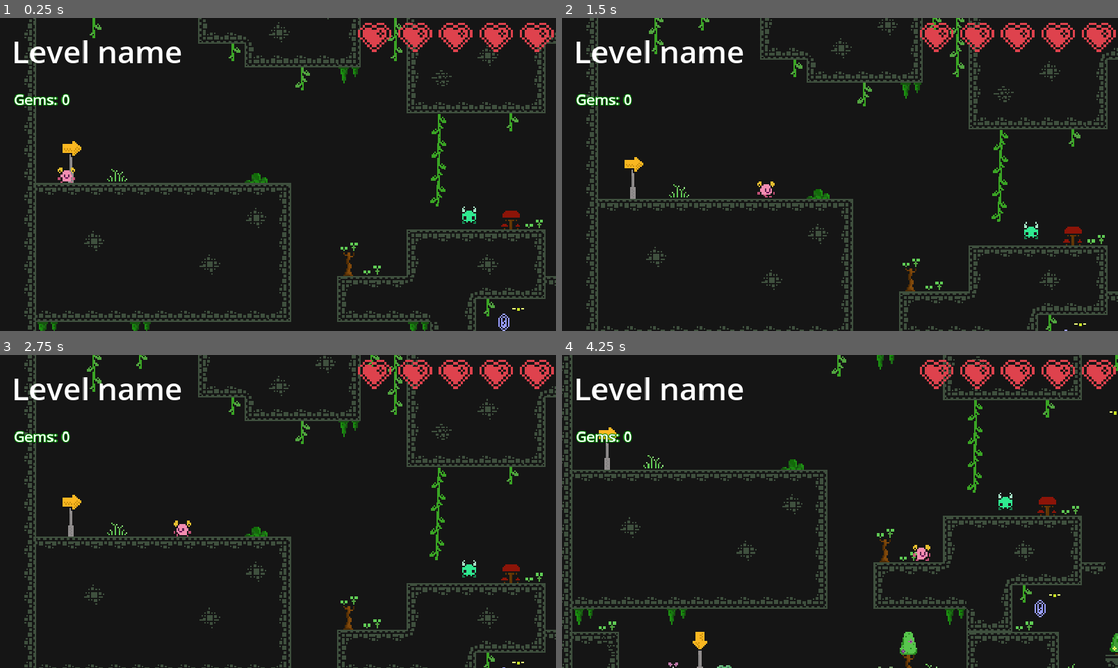
Above: before the commit, frames 1-4 (two rows, left to right).
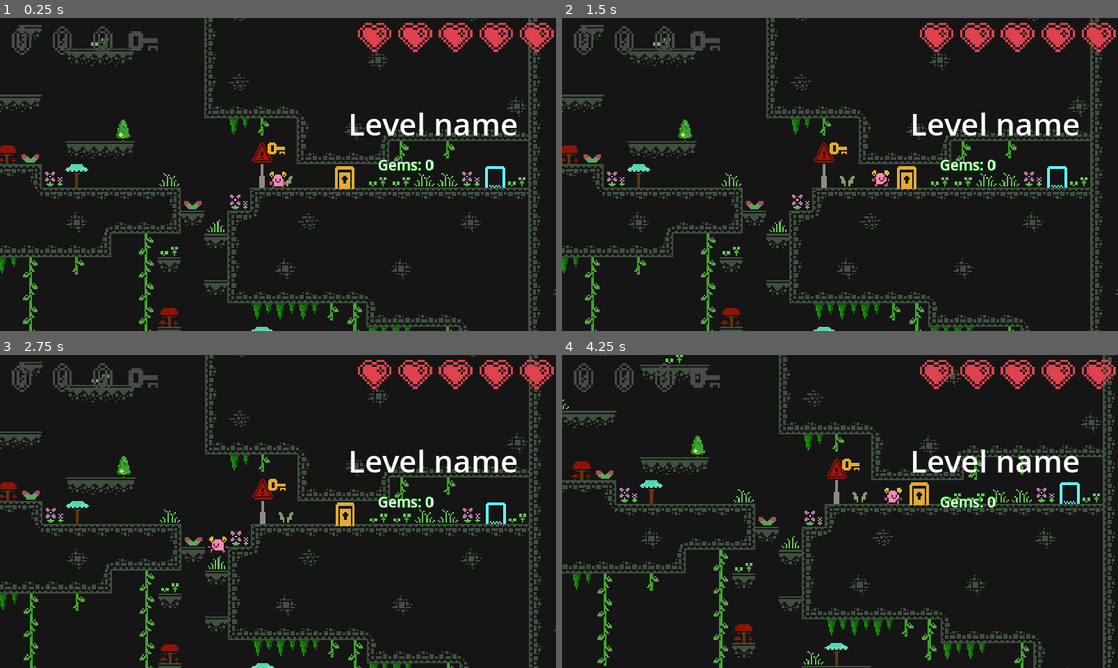
Above: after the commit, the same moments.

Repository: kuukitenshi/Slyvan-Echo
Game: Godot game, scene res://level_1.tscn
Same seed, same stepped clock (60 frames per second), same inputs: the game is played once before the commit and once after it. This scene is started directly instead of the project's main scene. Sound files missing from this copy of the repository are replaced by a short silence.
Inputs:
- Up to frame 1 (0.25 s): no input
- Up to frame 2 (1.5 s): tap Enter (ui_accept) at 0.5, 0.8, 1.35 s; hold D (move_right) from 0.53 s (still down); tap X (interact) at 0.6 s; tap Z (jump) at 0.77 s
- Up to frame 3 (2.75 s): tap Z (jump) at 1.52 s; tap X (interact) at 1.55 s; release D (move_right) at 2.03 s; hold A (move_left) from 2.03 s (still down); tap E (attack) at 2.1 s; tap Enter (ui_accept) at 2.3 s
- Up to frame 4 (4.25 s): release A (move_left) at 2.78 s; hold D (move_right) from 2.78 s (still down); tap X (interact) at 2.85 s; tap Z (jump) at 3.02, 3.77 s; tap Enter (ui_accept) at 3.6 s

The runs differ from the first frame. In frame 1, 19% of the frame differs, in the area x 0-100%, y 0-100%; in frame 2, 19%; in frame 3, 18%; in frame 4, 21%.

Commit message:
gem doors working

Diff:
--- a/gdt/door_gem.gd
+++ b/gdt/door_gem.gd
@@ -1,9 +1,24 @@
-extends Area2D
+extends StaticBody2D
 
 @export var door_type = ""
-signal player_entered(door_type)
+signal player_entered()
 
+@onready var closed: AnimatedSprite2D = $closed
+@onready var open: AnimatedSprite2D = $open
+@onready var collision: CollisionShape2D = $collision
+
+var is_open = false
 
 func _on_body_entered(body: Node2D) -> void:
 	if body.name == "Player":
-		player_entered.emit(door_type)
+		player_entered.emit()
+
+
+func _on_area_2d_body_entered(body: Node2D) -> void:
+	if body.name == "Player":
+		assert(body is Player)
+		if body.gem_list.has(door_type) and not is_open:
+			open.visible = true
+			closed.visible = false
+			is_open = true
+			collision.queue_free()
--- a/gdt/door_gem.tscn
+++ b/gdt/door_gem.tscn
@@ -1,10 +1,13 @@
-[gd_scene load_steps=8 format=3 uid="uid://cegy44jfn4bvn"]
+[gd_scene load_steps=9 format=3 uid="uid://cegy44jfn4bvn"]
 
 [ext_resource type="Texture2D" uid="uid://di8at2fc58m7y" path="res://colored_tilemap_transparent.png" id="1_axy6g"]
 [ext_resource type="Script" path="res://door_gem.gd" id="1_wi2s6"]
 
+[sub_resource type="CircleShape2D" id="CircleShape2D_ie5jh"]
+radius = 15.0333
+
 [sub_resource type="RectangleShape2D" id="RectangleShape2D_3gypy"]
-size = Vector2(23, 21)
+size = Vector2(13, 16)
 
 [sub_resource type="AtlasTexture" id="AtlasTexture_kfq0n"]
 atlas = ExtResource("1_axy6g")
@@ -36,11 +39,17 @@
 "speed": 5.0
 }]
 
-[node name="DoorGem" type="Area2D"]
+[node name="DoorGem" type="StaticBody2D"]
+disable_mode = 1
 script = ExtResource("1_wi2s6")
 
-[node name="CollisionShape2D" type="CollisionShape2D" parent="."]
-position = Vector2(-0.5, -0.5)
+[node name="Area2D" type="Area2D" parent="."]
+
+[node name="CollisionShape2D" type="CollisionShape2D" parent="Area2D"]
+shape = SubResource("CircleShape2D_ie5jh")
+
+[node name="collision" type="CollisionShape2D" parent="."]
+position = Vector2(-0.5, 0)
 shape = SubResource("RectangleShape2D_3gypy")
 
 [node name="closed" type="AnimatedSprite2D" parent="."]
@@ -53,3 +62,5 @@
 position = Vector2(-0.08, -0.5)
 scale = Vector2(1, 1.063)
 sprite_frames = SubResource("SpriteFrames_8b7d1")
+
+[connection signal="body_entered" from="Area2D" to="." method="_on_area_2d_body_entered"]
--- a/gdt/door_key.gd
+++ b/gdt/door_key.gd
@@ -1,4 +1,4 @@
-extends Area2D
+extends RigidBody2D
 
 func _ready() -> void:
 	$open.visible = false
@@ -7,4 +7,6 @@
 
 func _on_key_door_opened() -> void:
 	$open.visible = true
+	print("visivel aberta")
 	$close.visible = false
+	$collision.disabled = true
--- a/gdt/gem.gd
+++ b/gdt/gem.gd
@@ -3,28 +3,16 @@
 class_name Gem
 
 signal gem_collected
-var has_gem_red = false
-var has_gem_green = false
-var has_gem_purple = false
 
-var open_red = false
-var open_green = false
-var open_purple = false
 
 @export var type = ""
 @export var door : Node2D  = null
 
 func _on_body_entered(body):
 	if body.name == "Player":
-		#Global.gems_collected += 1
-		if type == "green":
-			has_gem_green = true
-		elif type == "purple":
-			has_gem_purple = true
-		elif type == "red":
-			has_gem_red = true
+		body.gem_list.append(type)
 		gem_collected.emit()
-		$CollectedKeySfx.play()
+		$CollectedSfx.play()
 		hide()
 
 func _on_collected_sfx_finished() -> void:
--- a/gdt/global.gd
+++ b/gdt/global.gd
@@ -1,11 +1,8 @@
 extends Node
-#
-#var gems_collected = 0;
+
 var player_curr_attack = false
 
 func _ready() -> void:
-	#print("gems:")
-	#print(gems_collected)
 	pass
 
 func _input(event):
--- a/gdt/help.tscn
+++ b/gdt/help.tscn
@@ -23,7 +23,7 @@
 D, Right arrow  - Move left
 Z, J,  Space - Jump
 E - Attack
-Enter - Interact
+X - Interact
 
 
 "
--- a/gdt/hud.gd
+++ b/gdt/hud.gd
@@ -1,7 +1,14 @@
 extends CanvasLayer
 
-func level(type):
-	$CurrentLevel.text = type
 
-func gems(num):
-	$GemsLabel.text = "Gems: " + str(num)
+func _on_key_key_collected() -> void:
+	$collectiblesBar/key.modulate = "#e2ab33"
+
+func _on_gem_red_gem_collected() -> void:
+	$collectiblesBar/red_gem.modulate = "#e74567"
+
+func _on_gem_green_gem_collected() -> void:
+	$collectiblesBar/green_gem.modulate = "#30c394"
+
+func _on_gem_purple_gem_collected() -> void:
+	$collectiblesBar/purple_gem.modulate = "#989dfc"
--- a/gdt/hud.tscn
+++ b/gdt/hud.tscn
@@ -1,25 +1,57 @@
-[gd_scene load_steps=2 format=3 uid="uid://bjbwtdndj7lx0"]
+[gd_scene load_steps=4 format=3 uid="uid://bjbwtdndj7lx0"]
 
 [ext_resource type="Script" path="res://hud.gd" id="1_1365i"]
+[ext_resource type="Texture2D" uid="uid://dpajk06dqbw1m" path="res://tile_0102.png" id="2_ewgx6"]
+[ext_resource type="Texture2D" uid="uid://6bp8wbrvqgit" path="res://tile_0096.png" id="3_tgs8i"]
 
 [node name="HUD" type="CanvasLayer"]
 script = ExtResource("1_1365i")
 
 [node name="CurrentLevel" type="Label" parent="."]
-offset_left = 25.0
-offset_top = 24.0
-offset_right = 378.0
-offset_bottom = 112.0
+offset_left = 721.0
+offset_top = 174.0
+offset_right = 1074.0
+offset_bottom = 262.0
 theme_override_font_sizes/font_size = 64
 text = "Level name"
 
 [node name="GemsLabel" type="Label" parent="."]
-offset_left = 29.0
-offset_top = 147.0
-offset_right = 275.0
-offset_bottom = 235.0
+offset_left = 783.0
+offset_top = 282.0
+offset_right = 1029.0
+offset_bottom = 370.0
 theme_override_colors/font_outline_color = Color(0, 0.52549, 0, 1)
 theme_override_constants/outline_size = 6
 theme_override_constants/shadow_outline_size = 6
 theme_override_font_sizes/font_size = 30
 text = "Gems: 0"
+
+[node name="collectiblesBar" type="HBoxContainer" parent="."]
+offset_left = 5.0
+offset_top = 7.0
+offset_right = 421.0
+offset_bottom = 87.0
+
+[node name="red_gem" type="TextureRect" parent="collectiblesBar"]
+modulate = Color(0.29, 0.29, 0.29, 1)
+custom_minimum_size = Vector2(80, 80)
+layout_mode = 2
+texture = ExtResource("2_ewgx6")
+
+[node name="green_gem" type="TextureRect" parent="collectiblesBar"]
+modulate = Color(0.290196, 0.290196, 0.290196, 1)
+custom_minimum_size = Vector2(80, 80)
+layout_mode = 2
+texture = ExtResource("2_ewgx6")
+
+[node name="purple_gem" type="TextureRect" parent="collectiblesBar"]
+modulate = Color(0.290196, 0.290196, 0.290196, 1)
+custom_minimum_size = Vector2(80, 80)
+layout_mode = 2
+texture = ExtResource("2_ewgx6")
+
+[node name="key" type="TextureRect" parent="collectiblesBar"]
+modulate = Color(0.290196, 0.290196, 0.290196, 1)
+custom_minimum_size = Vector2(80, 80)
+layout_mode = 2
+texture = ExtResource("3_tgs8i")
--- a/gdt/key.gd
+++ b/gdt/key.gd
@@ -6,7 +6,6 @@
 var key_taken = false
 var in_door_zone = false
 
-
 func _on_body_entered(body):
 	if body.name == "Player" and key_taken == false:
 		key_collected.emit()
@@ -14,20 +13,14 @@
 		$CollectedKeySfx.play()
 		hide()
 
-func _on_collected_key_sfx_finished() -> void:
-	queue_free()
-
 func _process(delta: float) -> void:
 	if key_taken and in_door_zone:
-		if Input.is_action_just_pressed("ui_accept"):
-			print("door opened")
+		if Input.is_action_just_pressed("interact"):
 			door_opened.emit()
-
-
+			queue_free()
 
 func _on_door_key_body_entered(body: Node2D) -> void:
 	in_door_zone = true
 
-
 func _on_door_key_body_exited(body: Node2D) -> void:
 	in_door_zone = false
--- a/gdt/key.tscn
+++ b/gdt/key.tscn
@@ -39,4 +39,3 @@
 volume_db = 2.0
 
 [connection signal="body_entered" from="." to="." method="_on_body_entered"]
-[connection signal="finished" from="CollectedKeySfx" to="." method="_on_collected_key_sfx_finished"]
--- a/gdt/level_1.tscn
+++ b/gdt/level_1.tscn
@@ -1152,7 +1152,7 @@
 }]
 
 [sub_resource type="RectangleShape2D" id="RectangleShape2D_un4wd"]
-size = Vector2(22, 16)
+size = Vector2(20, 14)
 
 [node name="Level1" type="Node2D"]
 script = ExtResource("1_ujk17")
@@ -1268,7 +1268,7 @@
 layer_0/tile_data = PackedInt32Array(327683, 1179648, 0, 327689, 851968, 0, -131070, 1245184, 0, -65534, 1245184, 1, -1 …(27408 unchanged characters)…
 
 [node name="Player" parent="." node_paths=PackedStringArray("level_start_pos") instance=ExtResource("3_typ1r")]
-position = Vector2(21, 90)
+position = Vector2(979, 391)
 collision_mask = 9
 level_start_pos = NodePath("../startPosition")
 
@@ -1279,26 +1279,26 @@
 [node name="GemRed" parent="Gems" node_paths=PackedStringArray("door") instance=ExtResource("5_ny1o8")]
 modulate = Color(1, 0.454902, 0.54902, 1)
 self_modulate = Color(1, 0.454902, 0.54902, 1)
-position = Vector2(1135, 8)
+position = Vector2(1136, 8)
 type = "red"
 door = NodePath("../../Doors/DoorGemRed")
 
 [node name="GemGreen" parent="Gems" node_paths=PackedStringArray("door") instance=ExtResource("5_ny1o8")]
 modulate = Color(0.188235, 0.764706, 0.580392, 1)
 self_modulate = Color(0.188235, 0.764706, 0.580392, 1)
-position = Vector2(464, 513)
+position = Vector2(477, 521)
 type = "green"
 door = NodePath("../../Doors/DoorGemGreen")
 
 [node name="GemPurple" parent="Gems" node_paths=PackedStringArray("door") instance=ExtResource("5_ny1o8")]
 modulate = Color(0.596078, 0.615686, 0.988235, 1)
 self_modulate = Color(0.596078, 0.615686, 0.988235, 1)
-position = Vector2(323, 192)
+position = Vector2(351, 367)
 type = "purple"
 door = NodePath("../../Doors/DoorGemPurple")
 
 [node name="Key" parent="." instance=ExtResource("9_lwhyx")]
-position = Vector2(2, 0)
+position = Vector2(733, 12)
 
 [node name="DoorNextLevel" parent="." instance=ExtResource("4_js1ir")]
 position = Vector2(1129, 393)
@@ -1314,16 +1314,16 @@
 [node name="DoorGemGreen" parent="Doors" instance=ExtResource("9_t76ov")]
 modulate = Color(0.188235, 0.764706, 0.580392, 1)
 self_modulate = Color(0.188235, 0.764706, 0.580392, 1)
-position = Vector2(166, 360)
+position = Vector2(174, 360)
 door_type = "green"
 
 [node name="DoorGemPurple" parent="Doors" instance=ExtResource("9_t76ov")]
 modulate = Color(0.596078, 0.615686, 0.988235, 1)
 self_modulate = Color(0.596078, 0.615686, 0.988235, 1)
-position = Vector2(216, 360)
+position = Vector2(212, 360)
 door_type = "purple"
 
-[node name="DoorKey" type="Area2D" parent="Doors"]
+[node name="DoorKey" type="RigidBody2D" parent="Doors"]
 script = ExtResource("11_e24vx")
 
 [node name="close" type="AnimatedSprite2D" parent="Doors/DoorKey"]
@@ -1339,7 +1339,7 @@
 scale = Vector2(0.9375, 1.0625)
 sprite_frames = SubResource("SpriteFrames_nr6j6")
 
-[node name="CollisionShape2D" type="CollisionShape2D" parent="Doors/DoorKey"]
+[node name="collision" type="CollisionShape2D" parent="Doors/DoorKey"]
 position = Vector2(1021, 392)
 shape = SubResource("RectangleShape2D_un4wd")
 
@@ -1460,8 +1460,13 @@
 [node name="startPosition" type="Node2D" parent="."]
 position = Vector2(21, 90)
 
+[connection signal="gem_collected" from="Gems/GemRed" to="HUD" method="_on_gem_red_gem_collected"]
+[connection signal="gem_collected" from="Gems/GemGreen" to="HUD" method="_on_gem_green_gem_collected"]
+[connection signal="gem_collected" from="Gems/GemPurple" to="HUD" method="_on_gem_purple_gem_collected"]
 [connection signal="door_opened" from="Key" to="Doors/DoorKey" method="_on_key_door_opened"]
+[connection signal="key_collected" from="Key" to="HUD" method="_on_key_key_collected"]
 [connection signal="player_entered" from="DoorNextLevel" to="." method="_on_door_player_entered"]
-[connection signal="body_entered" from="Doors/DoorKey" to="Key" method="_on_door_key_body_entered"]
-[connection signal="body_exited" from="Doors/DoorKey" to="Key" method="_on_door_key_body_exited"]
+[connection signal="player_entered" from="Doors/DoorGemRed" to="Gems/GemRed" method="_on_door_gem_red_player_entered"]
+[connection signal="player_entered" from="Doors/DoorGemGreen" to="Gems/GemGreen" method="_on_door_gem_green_player_entered"]
+[connection signal="player_entered" from="Doors/DoorGemPurple" to="Gems/GemPurple" method="_on_door_gem_purple_player_entered"]
 [connection signal="finished" from="endsfx" to="." method="_on_endsfx_finished"]
--- a/gdt/player.gd
+++ b/gdt/player.gd
@@ -1,15 +1,19 @@
 extends CharacterBody2D
+
+class_name Player
 
 const SPEED = 100.0
 const JUMP_VELOCITY = -250.0
 
-var hearts_list : Array[TextureRect]
+var hearts_list : Array[TextureRect] = []
 var health = 5
 
 var enemy_in_attack_range = false
 var enemy_attack_coldown = true
 var player_is_alive = true
 var attack_in_progress = false
+
+var gem_list : Array[String] = []
 
 @export var level_start_pos : Node2D
 
@@ -42,6 +46,7 @@
 
 	var direction := Input.get_axis("move_left", "move_right")
 	if direction:
+		#velocity.x = direction * SPEED
 		position.x += direction * SPEED * delta
 		$AnimatedSprite2D.play("run")
 		if direction == -1:
@@ -90,8 +95,6 @@
 	health = 6
 	health_player()
 
-
-
 func health_player():
 	if health < 5:
 		health = 5
--- a/gdt/project.godot
+++ b/gdt/project.godot
@@ -97,13 +97,11 @@
 }
 move_up={
 "deadzone": 0.5,
-"events": [Object(InputEventKey,"resource_local_to_scene":false,"resource_name":"","device":-1,"window_id":0,"alt_pressed":false,"shift_pressed":false,"ctrl_pressed":false,"meta_pressed":false,"pressed":false,"keycode":0,"physical_keycode":87,"key_label":0,"unicode":119,"location":0,"echo":false,"script":null)
-]
+"events": []
 }
 move_down={
 "deadzone": 0.5,
-"events": [Object(InputEventKey,"resource_local_to_scene":false,"resource_name":"","device":-1,"window_id":0,"alt_pressed":false,"shift_pressed":false,"ctrl_pressed":false,"meta_pressed":false,"pressed":false,"keycode":0,"physical_keycode":83,"key_label":0,"unicode":115,"location":0,"echo":false,"script":null)
-]
+"events": []
 }
 
 [layer_names]
Binary file added: gdt/tile_0096.png
Not shown, added: gdt/tile_0096.png.import
Binary file added: gdt/tile_0102.png
Not shown, added: gdt/tile_0102.png.import
